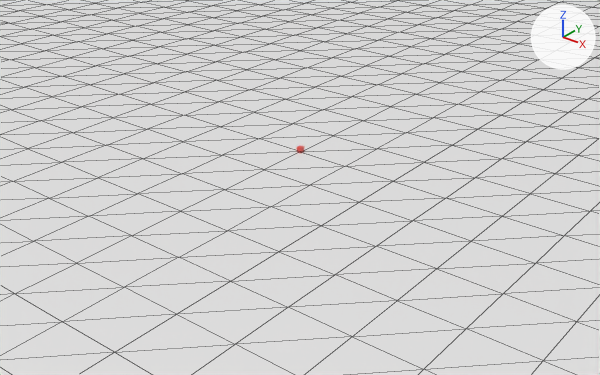
Before and after pictures for a commit that changed the glTF model assets/Floor.glb.
The view is the same before and after, from a camera (50 mm lens) standing at (35.4, -44.3, 24.6) and looking at (0.5, -0.7, -2.5). Arrows for +X, +Y and +Z are at upper right; the lights stay in place. Mesh edges are drawn as thin lines on the coarser meshes. Where no turn or scale is listed for an object, it has been applied to the vertices.

Objects in the first picture: 'Floor'.
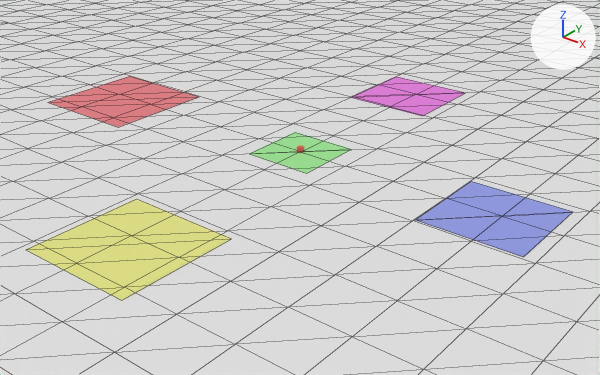
Boxes [x1, y1, x2, y2] around the edits, measured in the pictures (600 x 375 px):
```json
{"object": "ContactUs", "change": "added", "after": [26, 199, 231, 300], "on screen": "yellow"}
{"object": "AboutUs", "change": "added", "after": [416, 181, 573, 257], "on screen": "blue"}
{"object": "Products", "change": "added", "after": [48, 76, 198, 127], "on screen": "pink"}
{"object": "Service", "change": "added", "after": [352, 77, 465, 116], "on screen": "pink"}
{"object": "Home", "change": "added", "after": [250, 132, 351, 173], "on screen": "green"}
```

The change, as JSON lines over the scene's bpy script:
```json
{"op": "add", "block": "mat_products", "code": ["mat_products = principled_material('Products')", "mat_products.base_color = (0.8, 0.2, 0.221)  # pink #e77c81"]}
{"op": "add", "block": "mat_contactus", "code": ["mat_contactus = principled_material('ContactUs')", "mat_contactus.base_color = (0.793, 0.8, 0.235)  # yellow #e6e785"]}
{"op": "add", "block": "mat_aboutus", "code": ["mat_aboutus = principled_material('AboutUs')", "mat_aboutus.base_color = (0.289, 0.332, 0.8)  # blue #929ce7"]}
{"op": "add", "block": "mat_service", "code": ["mat_service = principled_material('Service')", "mat_service.base_color = (0.8, 0.196, 0.746)  # pink #e77ae0"]}
{"op": "add", "block": "mat_home", "code": ["mat_home = principled_material('Home')", "mat_home.base_color = (0.332, 0.8, 0.289)  # green #9ce792"]}
{"op": "add", "block": "me_products", "code": ["me_products = bpy.data.meshes.new('Products')", "me_products.from_pydata([(-4.56, -4.56, 0.0), (4.56, -4.56, 0.0), (-4.56, 4.56, 0.0), (4.56, 4.56, 0.0)], [], [(0, 1, 3), (0, 3, 2)])", "me_products.materials.append(mat_products)  # pink #e77c81"]}
{"op": "add", "block": "me_contactus", "code": ["me_contactus = bpy.data.meshes.new('ContactUs')", "me_contactus.from_pydata([(-4.25, -4.25, 0.0), (4.25, -4.25, 0.0), (-4.25, 4.25, 0.0), (4.25, 4.25, 0.0)], [], [(0, 1, 3), (0, 3, 2)])", "me_contactus.materials.append(mat_contactus)  # yellow #e6e785"]}
{"op": "add", "block": "me_aboutus", "code": ["me_aboutus = bpy.data.meshes.new('AboutUs')", "me_aboutus.from_pydata([(-3.62, -3.62, 0.0), (3.62, -3.62, 0.0), (-3.62, 3.62, 0.0), (3.62, 3.62, 0.0)], [], [(0, 1, 3), (0, 3, 2)])", "me_aboutus.materials.append(mat_aboutus)  # blue #929ce7"]}
{"op": "add", "block": "me_service", "code": ["me_service = bpy.data.meshes.new('Service')", "me_service.from_pydata([(-3.62, -3.62, 0.0), (3.62, -3.62, 0.0), (-3.62, 3.62, 0.0), (3.62, 3.62, 0.0)], [], [(0, 1, 3), (0, 3, 2)])", "me_service.materials.append(mat_service)  # pink #e77ae0"]}
{"op": "add", "block": "me_home", "code": ["me_home = bpy.data.meshes.new('Home')", "me_home.from_pydata([(-2.7, -2.7, 0.0), (2.7, -2.7, 0.0), (-2.7, 2.7, 0.0), (2.7, 2.7, 0.0)], [], [(0, 1, 3), (0, 3, 2)])", "me_home.materials.append(mat_home)  # green #9ce792"]}
{"op": "add", "block": "ob_products", "code": ["ob_products = bpy.data.objects.new('Products', me_products)", "ob_products.location = (-18.93, -0.66, 0.03)"]}
{"op": "add", "block": "ob_contactus", "code": ["ob_contactus = bpy.data.objects.new('ContactUs', me_contactus)", "ob_contactus.location = (0.73, -17.09, 0.03)"]}
{"op": "add", "block": "ob_aboutus", "code": ["ob_aboutus = bpy.data.objects.new('AboutUs', me_aboutus)", "ob_aboutus.location = (15.96, -0.3, 0.03)"]}
{"op": "add", "block": "ob_service", "code": ["ob_service = bpy.data.objects.new('Service', me_service)", "ob_service.location = (-0.38, 15.67, 0.03)"]}
{"op": "add", "block": "ob_home", "code": ["ob_home = bpy.data.objects.new('Home', me_home)", "ob_home.location = (0.0, 0.0, 0.03)"]}
```
